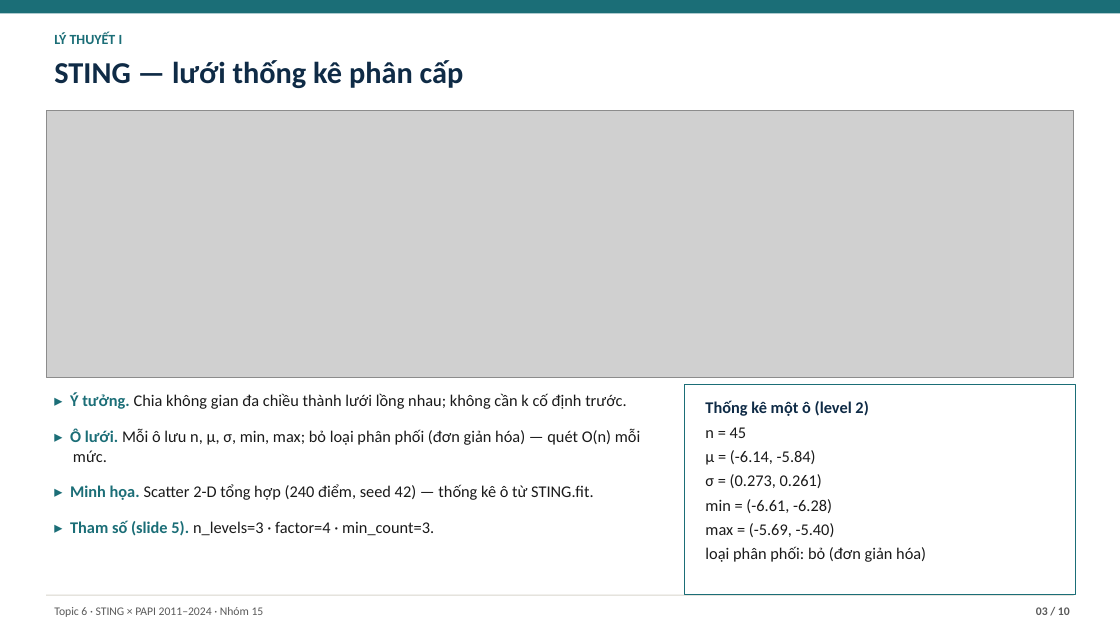
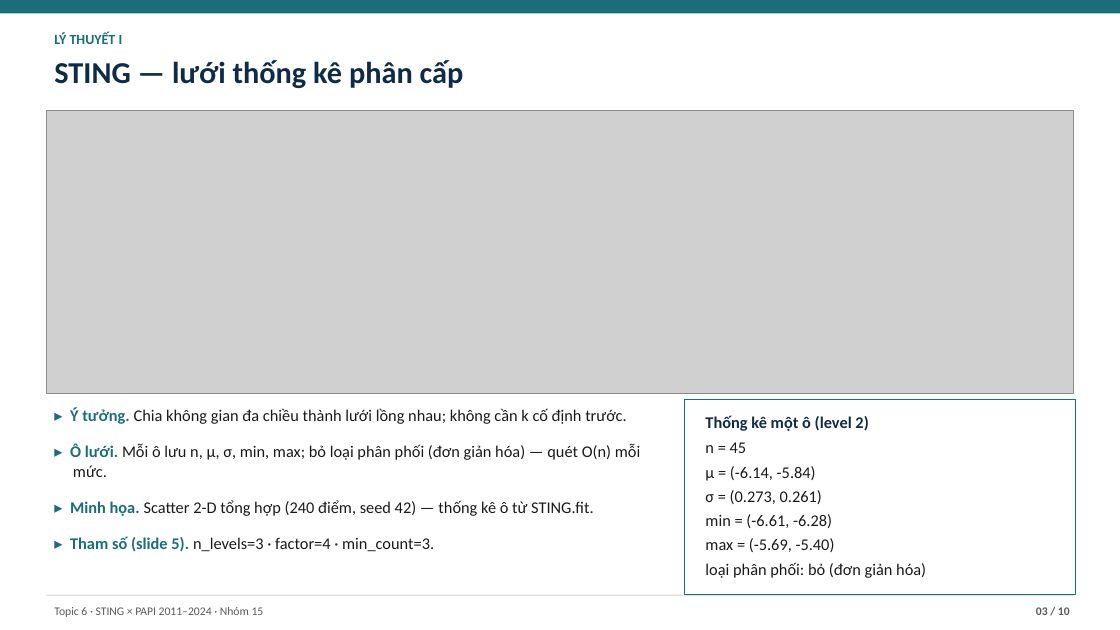
Before and after one commit to JasonTM17/Grid_Based_Sociology, a slide deck: slide 3 of slides/submission.pptx. Drawn at 1120x630 pixels with LibreOffice and Linux fonts; fonts in the diff are those of the drawing; grey boxes stand for pictures. Boxes give left, top, right and bottom in pixels: in the first picture for what was removed or moved away, otherwise in the second. Text is boxed around its words. In the diff, an @@ line names an element or a change of style, - is before the commit and + after.

```diff
--- a/slides/submission.pptx
+++ b/slides/submission.pptx
@@ picture: place and size @@
-picture at [46,111,1074,377]
+picture at [46,111,1074,393]
@@ text "▸ Ý tưởng. Chia không ...": place and size @@
-text "▸ Ý tưởng. Chia không ..." at [70,393,640,536]
+text "▸ Ý tưởng. Chia không ..." at [70,408,640,552]
@@ rectangle: place and size @@
-rectangle at [685,385,1075,595]
+rectangle at [685,400,1075,595]
@@ text "Thống kê một ô (level ...": place and size @@
-text "Thống kê một ô (level ..." at [705,400,868,416]
+text "Thống kê một ô (level ..." at [705,415,868,431]
@@ text "n = 45": place and size @@
-text "n = 45" at [705,427,926,562]
+text "n = 45" at [705,442,926,578]
```
Also in this commit, not shown: 3 other slides changed, 1 other file.
